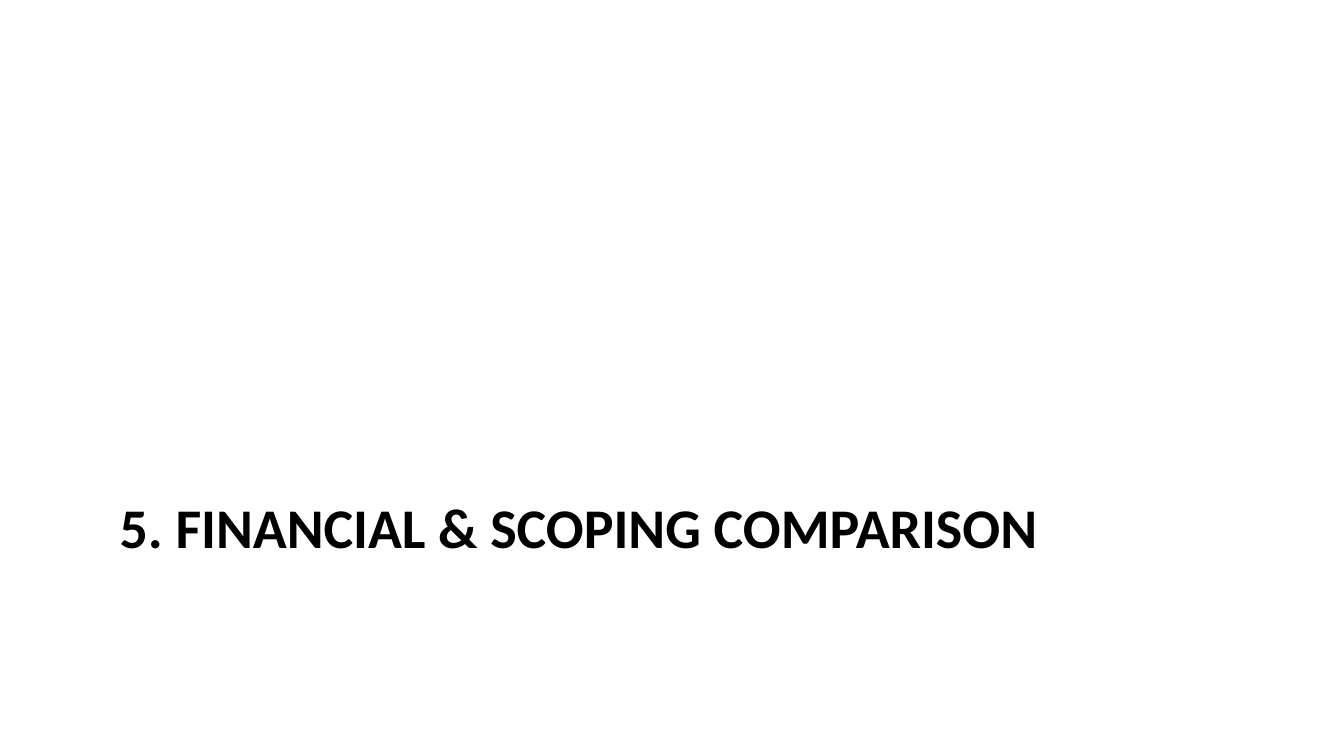
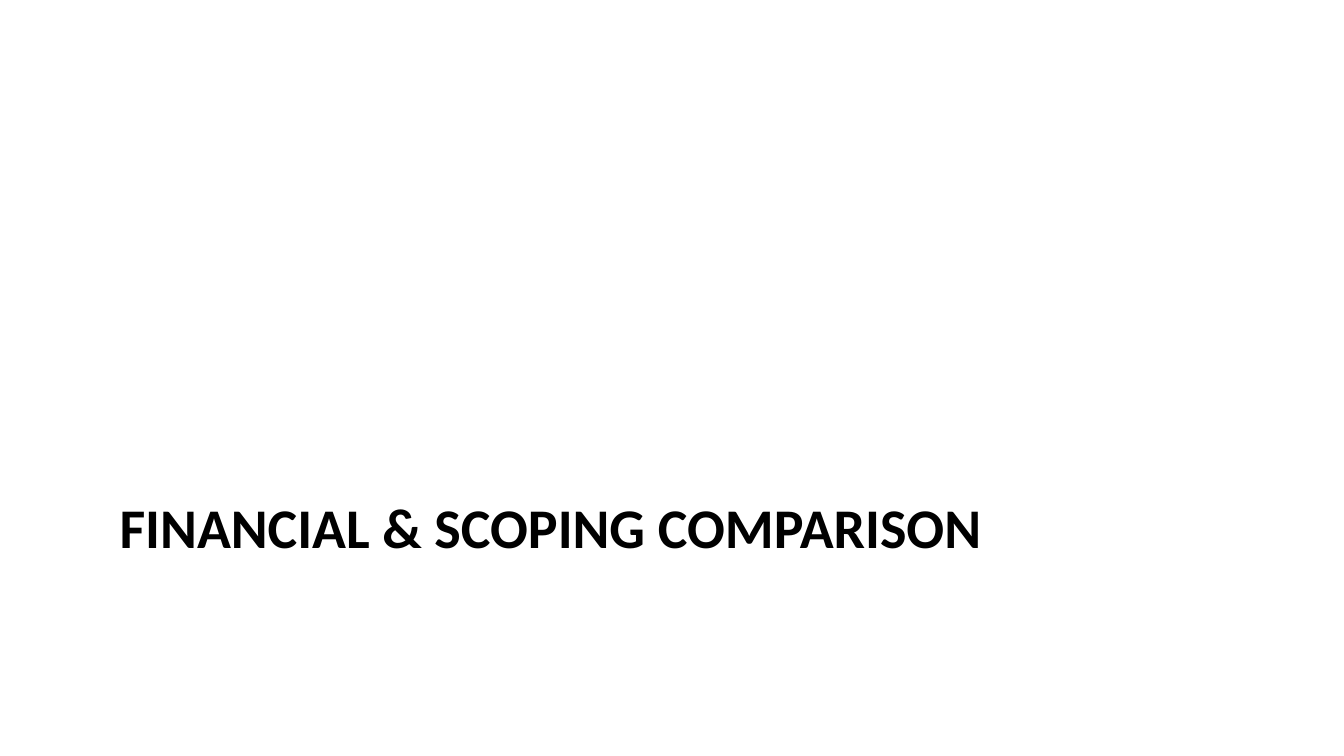
Before and after one commit to igor-kan/quarto-writing, a slide deck: slide 17 of posts/aurora_internal_ai_assistant_proposal_slides.pptx. Drawn at 1344x756 pixels with LibreOffice and Linux fonts; fonts in the diff are those of the drawing. Boxes give left, top, right and bottom in pixels: in the first picture for what was removed or moved away, otherwise in the second. Text is boxed around its words. In the diff, an @@ line names an element or a change of style, - is before the commit and + after.

```diff
--- a/posts/aurora_internal_ai_assistant_proposal_slides.pptx
+++ b/posts/aurora_internal_ai_assistant_proposal_slides.pptx
@@ title at (x1=120, y1=511, x2=981, y2=549): text changed @@
-5. FINANCIAL & SCOPING COMPARISON
+FINANCIAL & SCOPING COMPARISON
```
Also in this commit, not shown: 8 other slides changed, 7 other files.
